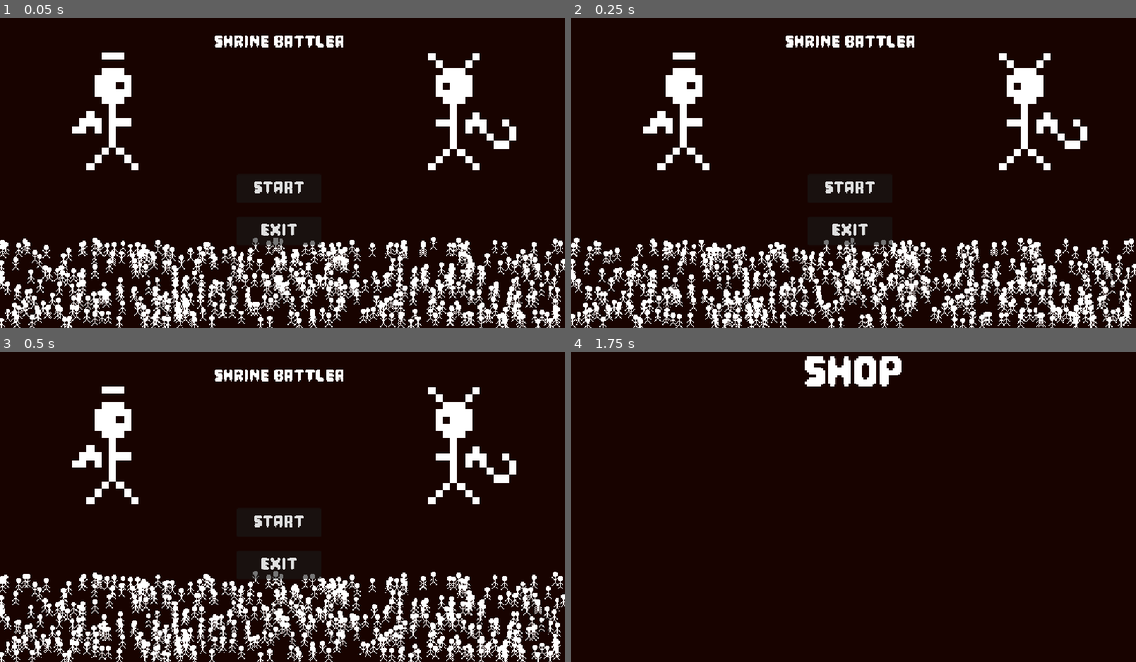
Above: before the commit, frames 1-4 (two rows, left to right).
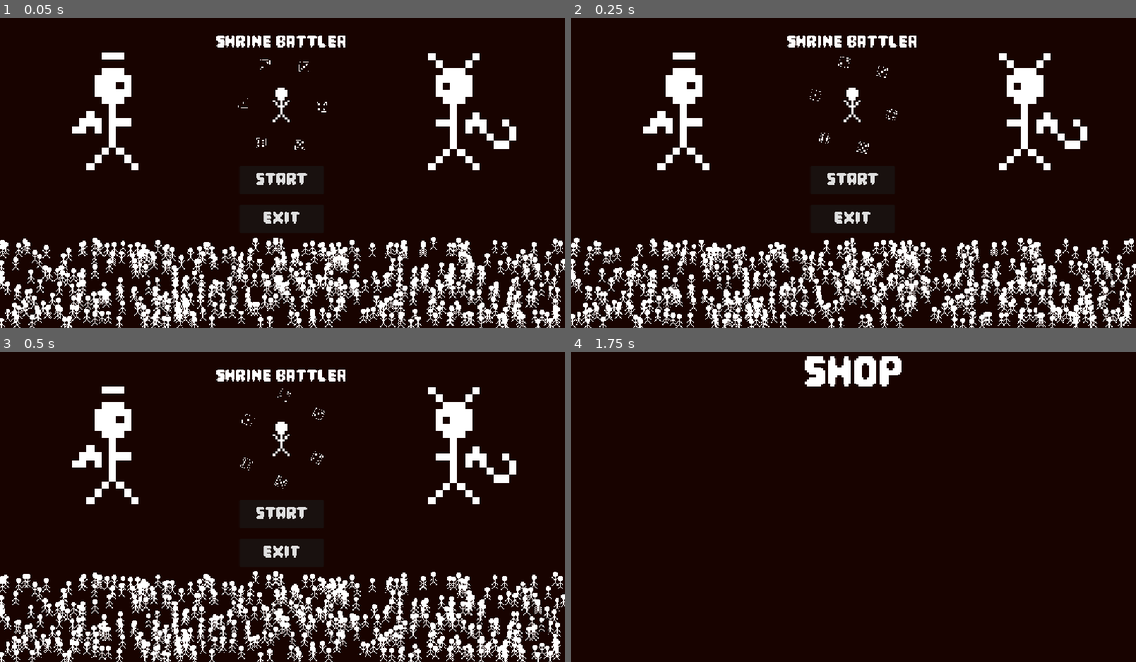
Above: after the commit, the same moments.

Repository: salbrandi/B1TJam2026
Game: Godot game, scene res://UI/Menu.tscn
Same seed, same stepped clock (60 frames per second), same inputs: the game is played once before the commit and once after it.
Inputs:
- Up to frame 1 (0.05 s): no input
- Up to frame 2 (0.25 s): no input
- Up to frame 3 (0.5 s): no input
- Up to frame 4 (1.75 s): click "Start" at 0.5 s; tap Enter at 1.25 s

The runs differ from the first frame. In frame 1, 1.4% of the frame differs, in the area x 38-62%, y 5-74%; in frame 2, 1.4%; in frame 3, 1.4%; in frame 4, nothing differs.

Commit message:
added a dice spinning animation

Diff:
--- a/UI/Menu.tscn
+++ b/UI/Menu.tscn
@@ -5,6 +5,7 @@
 [ext_resource type="PackedScene" uid="uid://lf42aa2jde2f" path="res://UI/follower.tscn" id="3_f2m7h"]
 [ext_resource type="Texture2D" uid="uid://0kkt8jpiwh3y" path="res://UI/Sprites/angel.png" id="4_3qhay"]
 [ext_resource type="Texture2D" uid="uid://bd22a34n5bjns" path="res://UI/Sprites/devil.png" id="5_gj576"]
+[ext_resource type="PackedScene" uid="uid://gnwsh3idklh4" path="res://UI/dice_character.tscn" id="6_gj576"]
 
 [node name="Menu" type="Control" unique_id=1655401109]
 layout_mode = 3
@@ -27,28 +28,28 @@
 
 [node name="Label" type="Label" parent="." unique_id=514327121]
 layout_mode = 0
-offset_left = 436.0
+offset_left = 440.0
 offset_top = 40.0
-offset_right = 703.0
+offset_right = 707.0
 offset_bottom = 89.0
 theme = ExtResource("2_h7hgu")
 text = "Shrine Battler"
 
 [node name="StartButton" type="Button" parent="." unique_id=1073174090]
 layout_mode = 0
-offset_left = 483.0
-offset_top = 334.0
-offset_right = 655.0
-offset_bottom = 392.0
+offset_left = 488.0
+offset_top = 317.0
+offset_right = 660.0
+offset_bottom = 375.0
 theme = ExtResource("2_h7hgu")
 text = "Start"
 
 [node name="ExitGame" type="Button" parent="." unique_id=1282393345]
 layout_mode = 0
-offset_left = 483.0
-offset_top = 421.0
-offset_right = 655.0
-offset_bottom = 479.0
+offset_left = 488.0
+offset_top = 396.0
+offset_right = 660.0
+offset_bottom = 454.0
 theme = ExtResource("2_h7hgu")
 text = "Exit"
 
@@ -62,5 +63,9 @@
 scale = Vector2(15, 15)
 texture = ExtResource("5_gj576")
 
+[node name="DiceCharacter" parent="." unique_id=1915844384 instance=ExtResource("6_gj576")]
+position = Vector2(576.00006, 192)
+scale = Vector2(5, 5)
+
 [connection signal="pressed" from="StartButton" to="." method="_on_start_button_pressed"]
 [connection signal="pressed" from="ExitGame" to="." method="_on_exit_game_pressed"]
--- /dev/null
+++ b/UI/dice_character.tscn
@@ -0,0 +1,118 @@
+[gd_scene format=3 uid="uid://gnwsh3idklh4"]
+
+[ext_resource type="Texture2D" uid="uid://db7diihj280ls" path="res://UI/Sprites/stick_figure_jumping.png" id="1_go6pp"]
+[ext_resource type="Texture2D" uid="uid://c2icwn0c0vrwf" path="res://UI/Sprites/dice-faces.png" id="2_e5ho3"]
+[ext_resource type="Script" uid="uid://dvs4und1qblr3" path="res://UI/dice_character_pivot.gd" id="2_n6kjf"]
+
+[sub_resource type="Animation" id="Animation_n6kjf"]
+length = 0.001
+tracks/0/type = "value"
+tracks/0/imported = false
+tracks/0/enabled = true
+tracks/0/path = NodePath(".:frame")
+tracks/0/interp = 1
+tracks/0/loop_wrap = true
+tracks/0/keys = {
+"times": PackedFloat32Array(0),
+"transitions": PackedFloat32Array(1),
+"update": 1,
+"values": [0]
+}
+tracks/1/type = "value"
+tracks/1/imported = false
+tracks/1/enabled = true
+tracks/1/path = NodePath(".:offset")
+tracks/1/interp = 1
+tracks/1/loop_wrap = true
+tracks/1/keys = {
+"times": PackedFloat32Array(0),
+"transitions": PackedFloat32Array(1),
+"update": 0,
+"values": [Vector2(0, 0)]
+}
+
+[sub_resource type="Animation" id="Animation_qej6v"]
+resource_name = "bounce"
+length = 2.0
+loop_mode = 1
+tracks/0/type = "value"
+tracks/0/imported = false
+tracks/0/enabled = true
+tracks/0/path = NodePath(".:frame")
+tracks/0/interp = 1
+tracks/0/loop_wrap = true
+tracks/0/keys = {
+"times": PackedFloat32Array(0),
+"transitions": PackedFloat32Array(1),
+"update": 1,
+"values": [0]
+}
+tracks/1/type = "value"
+tracks/1/imported = false
+tracks/1/enabled = true
+tracks/1/path = NodePath(".:offset")
+tracks/1/interp = 1
+tracks/1/loop_wrap = true
+tracks/1/keys = {
+"times": PackedFloat32Array(1, 2),
+"transitions": PackedFloat32Array(1, 1),
+"update": 0,
+"values": [Vector2(0, 1), Vector2(0, 0)]
+}
+
+[sub_resource type="AnimationLibrary" id="AnimationLibrary_pfmix"]
+_data = {
+&"RESET": SubResource("Animation_n6kjf"),
+&"bounce": SubResource("Animation_qej6v")
+}
+
+[node name="DiceCharacter" type="Sprite2D" unique_id=1915844384]
+texture = ExtResource("1_go6pp")
+hframes = 2
+
+[node name="AnimationPlayer" type="AnimationPlayer" parent="." unique_id=1066029118]
+libraries/ = SubResource("AnimationLibrary_pfmix")
+
+[node name="Pivot" type="Node2D" parent="." unique_id=1207976705]
+script = ExtResource("2_n6kjf")
+
+[node name="DiceFaces" type="Sprite2D" parent="Pivot" unique_id=1849898514]
+position = Vector2(-16, 0)
+scale = Vector2(0.125, 0.125)
+texture = ExtResource("2_e5ho3")
+hframes = 6
+
+[node name="DiceFaces2" type="Sprite2D" parent="Pivot" unique_id=2011230577]
+position = Vector2(-8, -16)
+scale = Vector2(0.125, 0.125)
+texture = ExtResource("2_e5ho3")
+hframes = 6
+frame = 1
+
+[node name="DiceFaces3" type="Sprite2D" parent="Pivot" unique_id=1527463211]
+position = Vector2(8, -16)
+scale = Vector2(0.125, 0.125)
+texture = ExtResource("2_e5ho3")
+hframes = 6
+frame = 2
+
+[node name="DiceFaces4" type="Sprite2D" parent="Pivot" unique_id=1662649770]
+position = Vector2(16, 0)
+scale = Vector2(0.125, 0.125)
+texture = ExtResource("2_e5ho3")
+hframes = 6
+frame = 3
+
+[node name="DiceFaces5" type="Sprite2D" parent="Pivot" unique_id=2040834621]
+position = Vector2(8, 16)
+scale = Vector2(0.125, 0.125)
+texture = ExtResource("2_e5ho3")
+hframes = 6
+frame = 4
+
+[node name="DiceFaces6" type="Sprite2D" parent="Pivot" unique_id=912023290]
+position = Vector2(-8, 16)
+scale = Vector2(0.125, 0.125)
+texture = ExtResource("2_e5ho3")
+hframes = 6
+frame = 5
--- /dev/null
+++ b/UI/dice_character_pivot.gd
@@ -0,0 +1,12 @@
+extends Node2D
+
+
+# Called when the node enters the scene tree for the first time.
+func _ready() -> void:
+	pass # Replace with function body.
+
+
+# Called every frame. 'delta' is the elapsed time since the previous frame.
+func _process(delta: float) -> void:
+	rotation += 1.0 * delta
+	pass
Not shown, added: UI/dice_character_pivot.gd.uid
